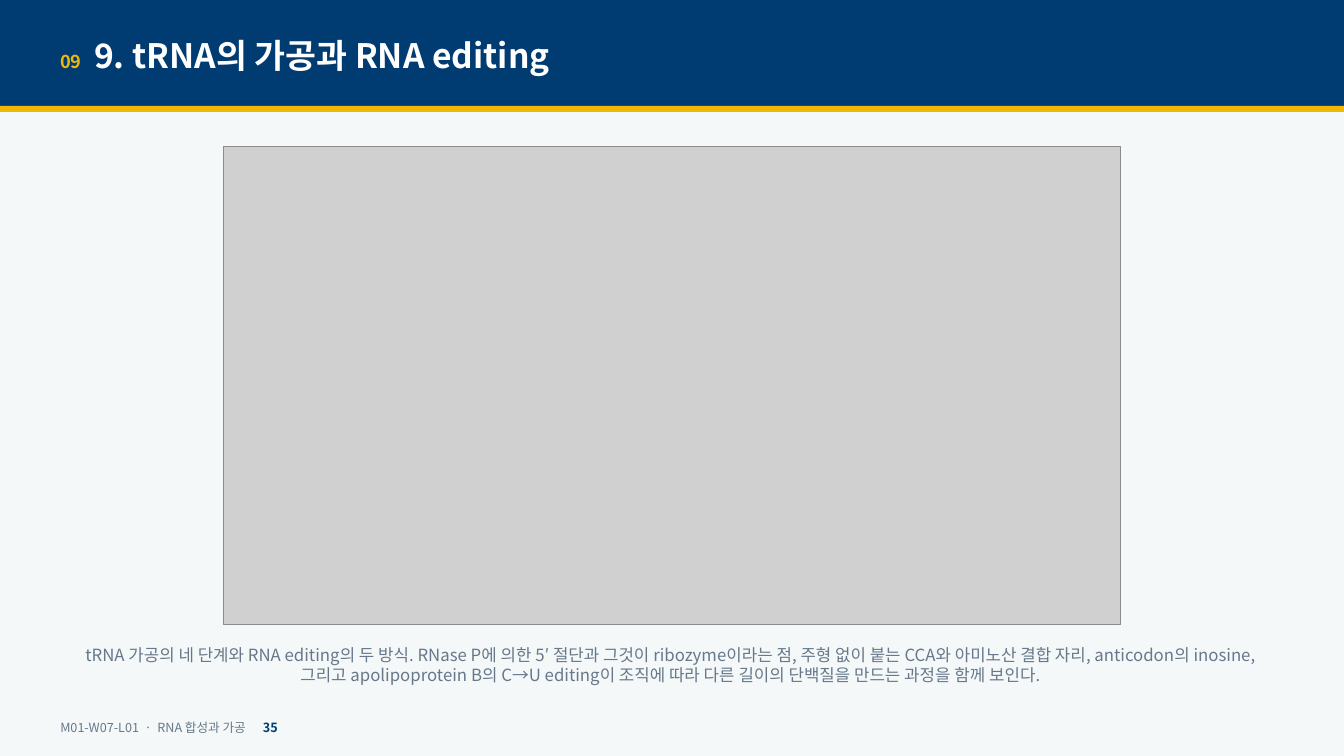
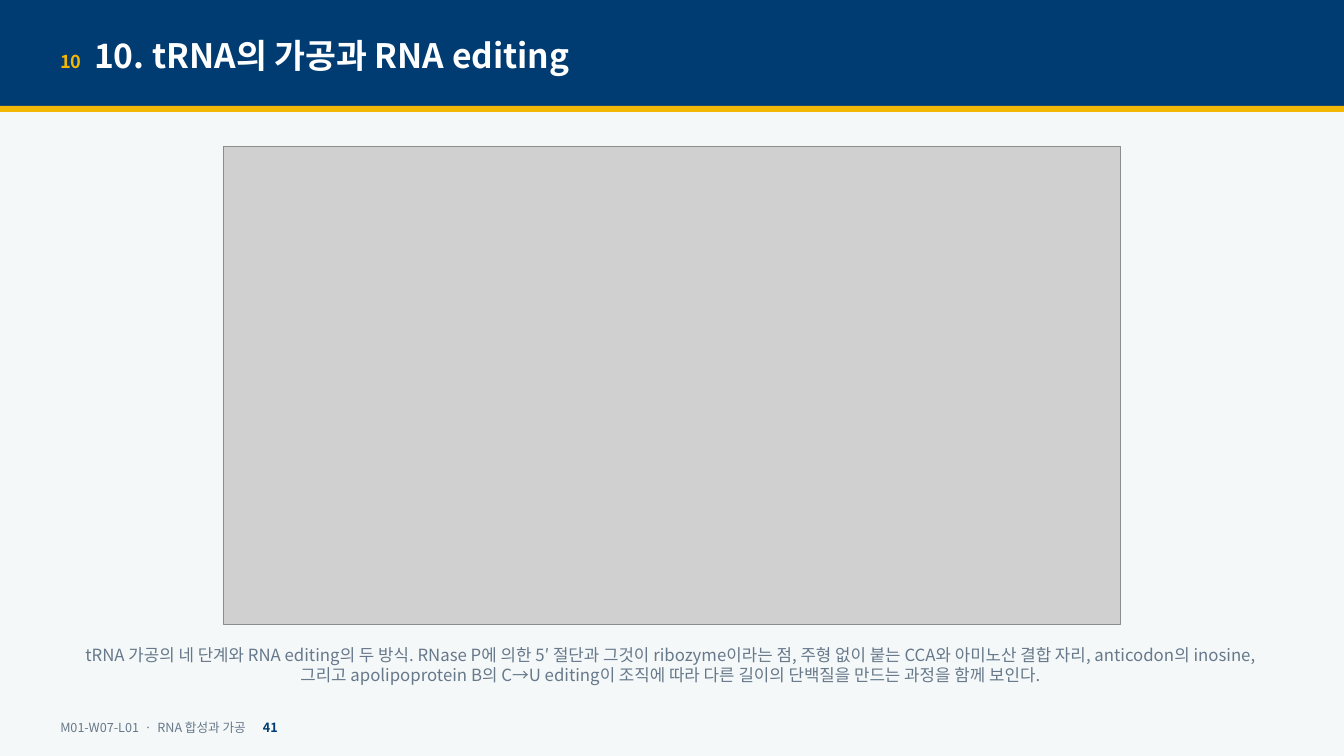
Before and after one commit to hoperiasd2/hoperiasd2.github.io, a slide deck: slide 41 of curriculum/M01/W07/L01/slides.pptx (slide 35 before the commit). Drawn at 1344x756 pixels with LibreOffice and Linux fonts; fonts in the diff are those of the drawing; grey boxes stand for pictures. Boxes give left, top, right and bottom in pixels: in the first picture for what was removed or moved away, otherwise in the second. Text is boxed around its words. In the diff, an @@ line names an element or a change of style, - is before the commit and + after.

```diff
--- a/curriculum/M01/W07/L01/slides.pptx
+++ b/curriculum/M01/W07/L01/slides.pptx
@@ text at (x1=60, y1=39, x2=569, y2=76): text changed @@
-09 9. tRNA의 가공과 RNA editing
+10 10. tRNA의 가공과 RNA editing
@@ text at (x1=60, y1=721, x2=278, y2=733): text changed @@
-M01-W07-L01 · RNA 합성과 가공 35
+M01-W07-L01 · RNA 합성과 가공 41
```
Also in this commit, not shown: 48 other slides changed, 7 slides added, 7 other files.
